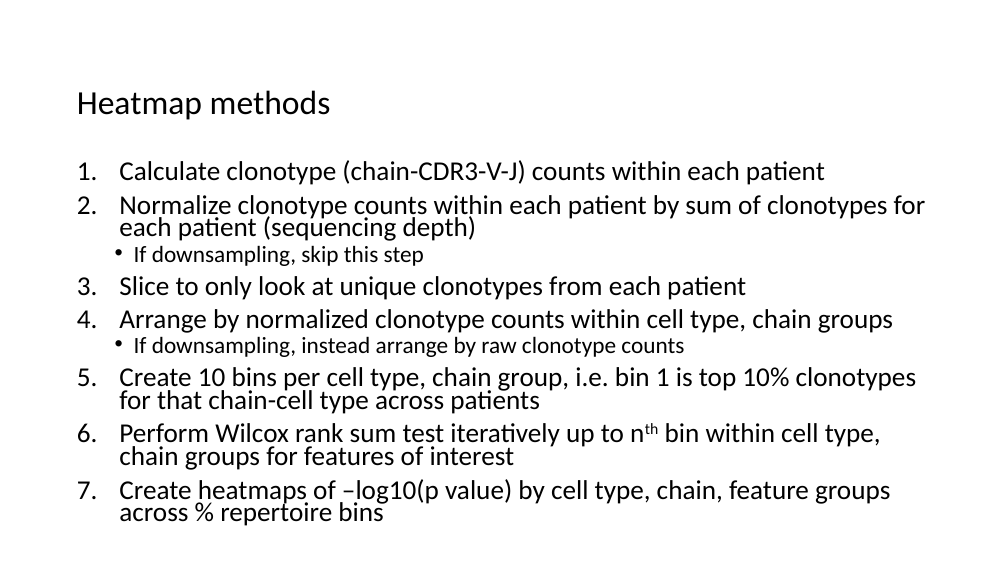
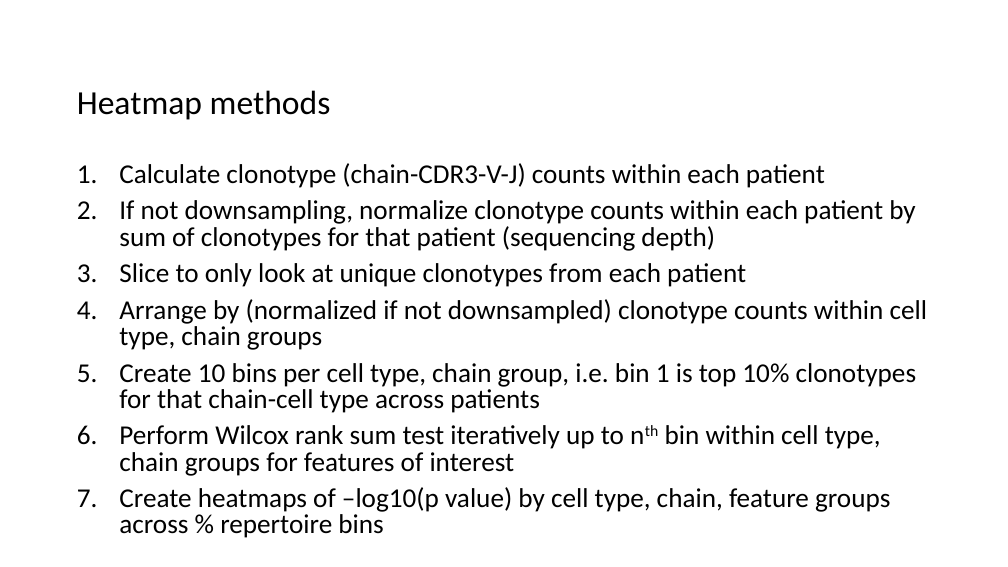
Before and after one commit to tybottorff/bottorffdocs, a slide deck: slide 6 of linsley_postdoc/presentations/weekly_meetings/1_10_24.pptx (slide 5 before the commit). Drawn at 1008x567 pixels with LibreOffice and Linux fonts; fonts in the diff are those of the drawing. Boxes give left, top, right and bottom in pixels: in the first picture for what was removed or moved away, otherwise in the second. Text is boxed around its words. In the diff, an @@ line names an element or a change of style, - is before the commit and + after.

```diff
--- a/linsley_postdoc/presentations/weekly_meetings/1_10_24.pptx
+++ b/linsley_postdoc/presentations/weekly_meetings/1_10_24.pptx
@@ text at bbox=[119, 163, 917, 538]: line spacing 0.7 to 0.8 @@
@@ text at bbox=[119, 200, 915, 251]: text changed @@
-2. Normalize clonotype counts within each patient by sum of clonotypes for each patient (sequencing depth)
-  • If downsampling, skip this step
+2. If not downsampling, normalize clonotype counts within each patient by sum of clonotypes for that patient (sequencing depth)
@@ text at bbox=[119, 299, 927, 350]: text changed @@
-4. Arrange by normalized clonotype counts within cell type, chain groups
-  • If downsampling, instead arrange by raw clonotype counts
+4. Arrange by (normalized if not downsampled) clonotype counts within cell type, chain groups
```
Also in this commit, not shown: 7 other slides changed, 1 slide added, 1 slide removed, 1 other file.
